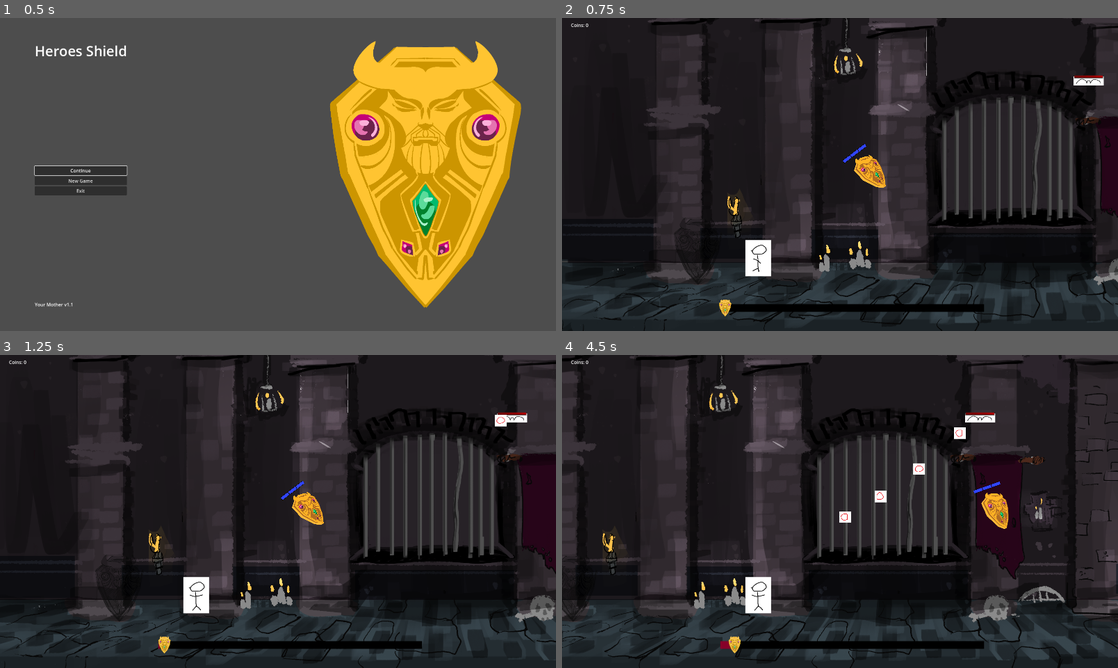
Above: before the commit, frames 1-4 (two rows, left to right).
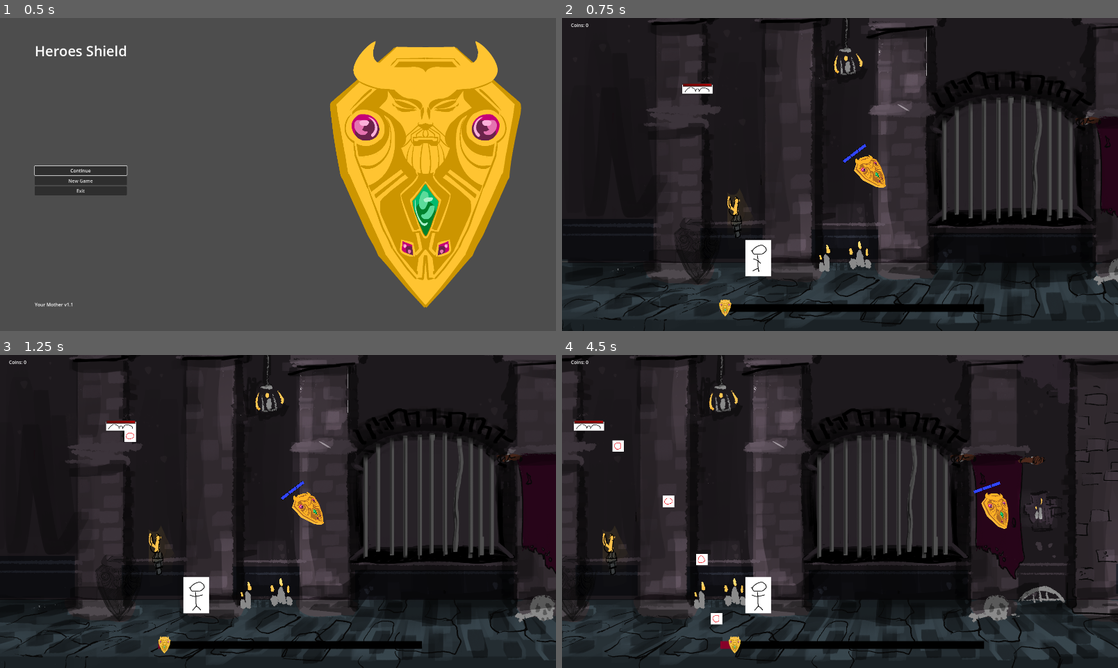
Above: after the commit, the same moments.

Repository: Cookie-Tin-Studios/Heroes-Shield
Game: Godot game, scene res://scenes/menu/main_menu.tscn
Same seed, same stepped clock (60 frames per second), same inputs: the game is played once before the commit and once after it.
Inputs (mouse positions are in pixels of both pictures, inside the frame that each line leads up to):
- Up to frame 1 (0.5 s): no input
- Up to frame 2 (0.75 s): click "New Game" at 0.5 s
- Up to frame 3 (1.25 s): no input
- Up to frame 4 (4.5 s): move the mouse to (962, 495) at 1.27 s; hold Right (ui_right) 1.28-2.03 s; click (962, 495) at 1.35 s; move the mouse to (728, 527) at 2.02 s; hold Down (ui_down) 2.03-2.78 s; click (728, 527) at 2.1 s; move the mouse to (895, 442) at 2.77 s; hold Right (ui_right) 2.78-3.53 s; click (895, 442) at 2.85 s; move the mouse to (812, 574) at 3.52 s; hold Up (ui_up) 3.53-4.28 s; click (812, 574) at 3.6 s; move the mouse to (1006, 558) at 4.27 s; hold Left (ui_left) from 4.28 s (still down); click (1006, 558) at 4.35 s

Frame 1 is identical in both runs. In frame 2, 0.4% of the frame differs, in the area x 21-98%, y 18-25%; in frame 3, 0.5%; in frame 4, 1.0%, in the area x 2-78%, y 18-87%.

Commit message:
murder when leaving camera view

Diff:
--- a/scenes/main.tscn
+++ b/scenes/main.tscn
@@ -54,4 +54,4 @@
 offset_bottom = 40.0
 
 [node name="Mob_bat" parent="." instance=ExtResource("6_cpf26")]
-position = Vector2(3656, 408)
+position = Vector2(954, 465)
--- a/scripts/mobs/mob_base.gd
+++ b/scripts/mobs/mob_base.gd
@@ -7,7 +7,6 @@
 
 @onready var health_bar = $Node2D/TextureProgressBar
 @onready var collision_shape = get_node_or_null("CollisionShape2D")  # Adjusted to reference CollisionShape2D directly
-
 func _ready() -> void:
 	# Initialize the health bar if it exists
 	if health_bar:
@@ -46,3 +45,18 @@
 
 	# Update position based on movement speed
 	position.x += movement_speed * delta
+	remon_on_camera_exit()
+
+
+func remon_on_camera_exit() -> void:
+	# Get the active Camera2D
+	var camera = get_viewport().get_camera_2d()
+	if not camera:
+		return
+
+	# Calculate the camera's visible area in world coordinates
+	var camera_rect = Rect2(camera.global_position - (get_viewport_rect().size / 2) / camera.zoom, get_viewport_rect().size / camera.zoom)
+
+	# Clamp the character's position within the camera's visible area
+	if position.x < camera_rect.position.x:
+		queue_free()
